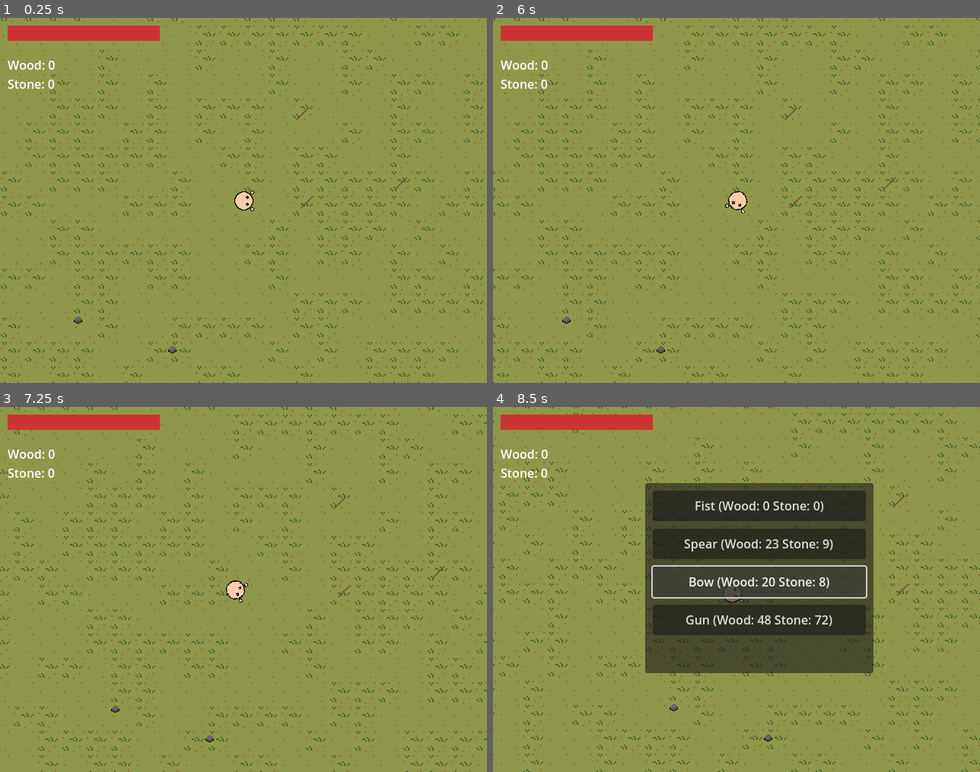
Above: before the commit, frames 1-4 (two rows, left to right).
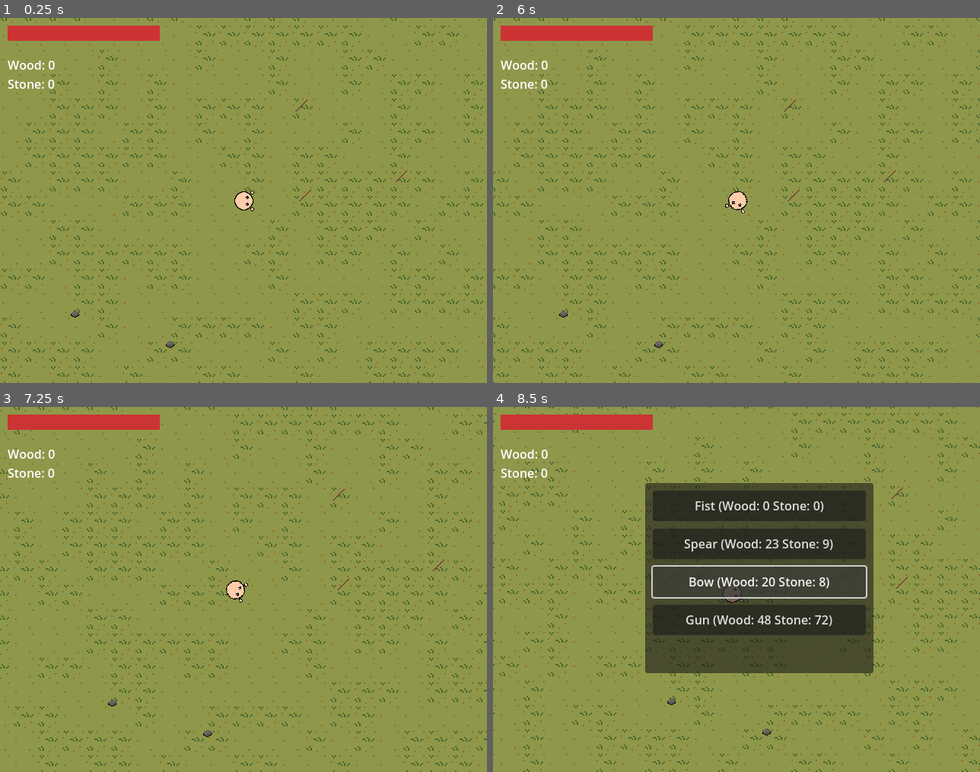
Above: after the commit, the same moments.

Repository: wondertrash/zombwio
Game: Godot game, scene res://main.tscn
The game is run twice, just before and just after one commit, with the same random seed, the same clock (stepped at 60 frames per second) and the same inputs.
Inputs (mouse positions are in pixels of both pictures, inside the frame that each line leads up to):
- Up to frame 1 (0.25 s): no input
- Up to frame 2 (6 s): tap Enter at 0.5, 5 s; move the mouse to (843, 182) at 0.52 s; hold D (right) 0.53-1.25 s; tap C (craft) at 0.6, 5.85 s; click (843, 182) at 0.67 s; click "Fist (Wood: 0 Stone: 0)" at 1.25 s; click "Spear (Wood: 23 Stone: 9)" at 2 s; click "Bow (Wood: 20 Stone: 8)" at 2.75 s; click "Gun (Wood: 48 Stone: 72)" at 3.5 s; tap Space at 4.25, 5.75 s; move the mouse to (639, 218) at 4.27 s; hold S (down) 4.28-5.03 s; tap Alt at 4.35 s; move the mouse to (785, 120) at 5.02 s; hold D (right) 5.03-5.78 s; tap Shift at 5.1 s; move the mouse to (712, 273) at 5.77 s; hold Up (ui_up) from 5.78 s (still down); click (712, 273) at 5.92 s
- Up to frame 3 (7.25 s): tap Enter at 6.5 s; move the mouse to (389, 644) at 6.52 s; release Up (ui_up) at 6.53 s; hold A (left) from 6.53 s (still down); tap Alt at 6.6 s
- Up to frame 4 (8.5 s): move the mouse to (590, 534) at 7.27 s; tap Shift at 7.35 s; move the mouse to (760, 589) at 8.02 s; release A (left) at 8.03 s; hold S (down) from 8.03 s (still down); tap C (craft) at 8.1 s; click (760, 589) at 8.17 s

The runs differ from the first frame. In frame 1, 0.2% of the frame differs, in the area x 14-84%, y 22-92%; in frame 2, 0.2%; in frame 3, 0.2%; in frame 4, 0.1%.

Commit message:
zombie spawner

Diff:
--- a/zombwio/main.tscn
+++ b/zombwio/main.tscn
@@ -2,7 +2,7 @@
 
 [ext_resource type="PackedScene" uid="uid://deufn2gdbfua0" path="res://player.tscn" id="1_ig7tw"]
 [ext_resource type="PackedScene" uid="uid://dbbr714tg6ghr" path="res://zombie.tscn" id="2_0xm2m"]
-[ext_resource type="Script" uid="uid://dpu0fxg5wdikm" path="res://zombie.gd" id="3_h2yge"]
+[ext_resource type="PackedScene" uid="uid://dnorke7acoblq" path="res://zombiemanager.tscn" id="2_5vw27"]
 [ext_resource type="PackedScene" uid="uid://c7skidgv0to3" path="res://healthui.tscn" id="4_1bvp3"]
 [ext_resource type="PackedScene" uid="uid://8e1odnim7q4r" path="res://resourcespawner.tscn" id="4_7mycd"]
 [ext_resource type="PackedScene" uid="uid://bar8k7n2xq0yo" path="res://resource.tscn" id="5_lquwl"]
@@ -14,8 +14,8 @@
 
 [node name="Player" parent="." instance=ExtResource("1_ig7tw")]
 
-[node name="Zombie" parent="." instance=ExtResource("2_0xm2m")]
-script = ExtResource("3_h2yge")
+[node name="Zombiemanager" parent="." instance=ExtResource("2_5vw27")]
+zombie_scene = ExtResource("2_0xm2m")
 
 [node name="Resourcespawner" parent="." instance=ExtResource("4_7mycd")]
 resource_scene = ExtResource("5_lquwl")
--- a/zombwio/resourcespawner.gd
+++ b/zombwio/resourcespawner.gd
@@ -1,8 +1,8 @@
 extends Node2D
 @export var resource_scene: PackedScene
 @export var spawn_area_size: Vector2 = Vector2(5120, 3840)
-@export var spawn_map_buffer: float = 35.0
-@export var spawn_player_buffer: float = 35.0
+@export var spawn_map_buffer: float = 16.0
+@export var spawn_player_buffer: float = 16.0
 @export var wood_count: int = 80
 @export var stone_count: int = 80
 func _ready() -> void:
--- /dev/null
+++ b/zombwio/zombiemanager.gd
@@ -0,0 +1,35 @@
+extends Node2D
+@export var zombie_scene: PackedScene
+@export var max_zombies: int = 64
+@export var spawn_distance: float = 256.0
+@export var map_size: Vector2 = Vector2(5120, 3840)
+@export var spawn_buffer: float = 16.0
+var zombies: Array = []
+func _ready() -> void:
+	for i in range(max_zombies):
+		spawn_zombie()
+func _process(delta):
+	zombies = zombies.filter(func(z): return is_instance_valid(z))
+	while zombies.size() < max_zombies:
+		spawn_zombie()
+func spawn_zombie():
+	var player = get_tree().get_first_node_in_group("player")
+	if not player:
+		return
+	var spawn_pos = get_valid_spawn_location(player.global_position)
+	var zombie = zombie_scene.instantiate()
+	zombie.global_position = spawn_pos
+	get_tree().current_scene.call_deferred("add_child", zombie)
+	zombies.append(zombie)
+func get_valid_spawn_location(player_pos: Vector2) -> Vector2:
+	var pos = Vector2.ZERO
+	var attempts = 0
+	while attempts <= 80:
+		pos = Vector2(
+			randf_range(spawn_buffer, map_size.x - spawn_buffer),
+			randf_range(spawn_buffer, map_size.y - spawn_buffer)
+		)
+		if pos.distance_to(player_pos) > spawn_distance:
+			return pos
+		attempts += 1
+	return player_pos + Vector2(spawn_distance, 0).rotated(randf() * TAU)
--- /dev/null
+++ b/zombwio/zombiemanager.tscn
@@ -0,0 +1,6 @@
+[gd_scene load_steps=2 format=3 uid="uid://dnorke7acoblq"]
+
+[ext_resource type="Script" uid="uid://bk6dpp442d6id" path="res://zombiemanager.gd" id="1_gursj"]
+
+[node name="Zombiemanager" type="Node2D"]
+script = ExtResource("1_gursj")
Not shown, added: zombwio/zombiemanager.gd.uid
